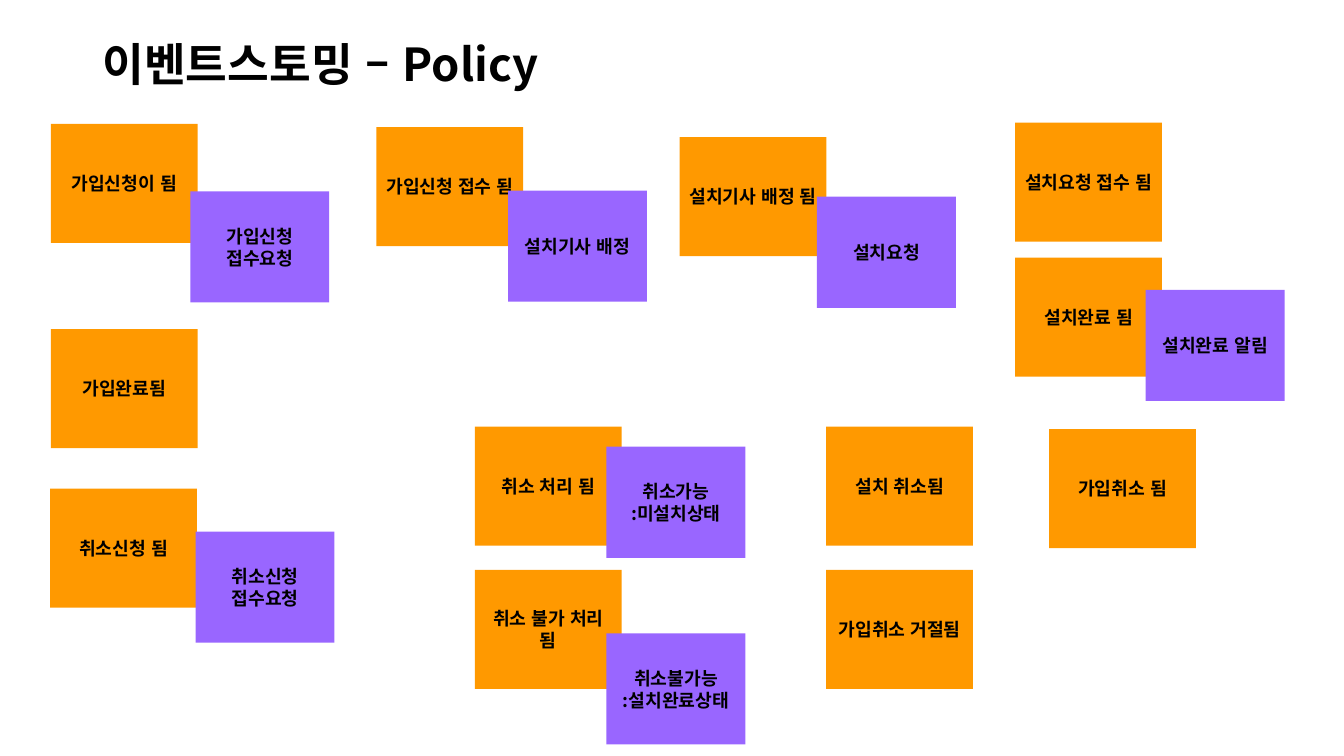
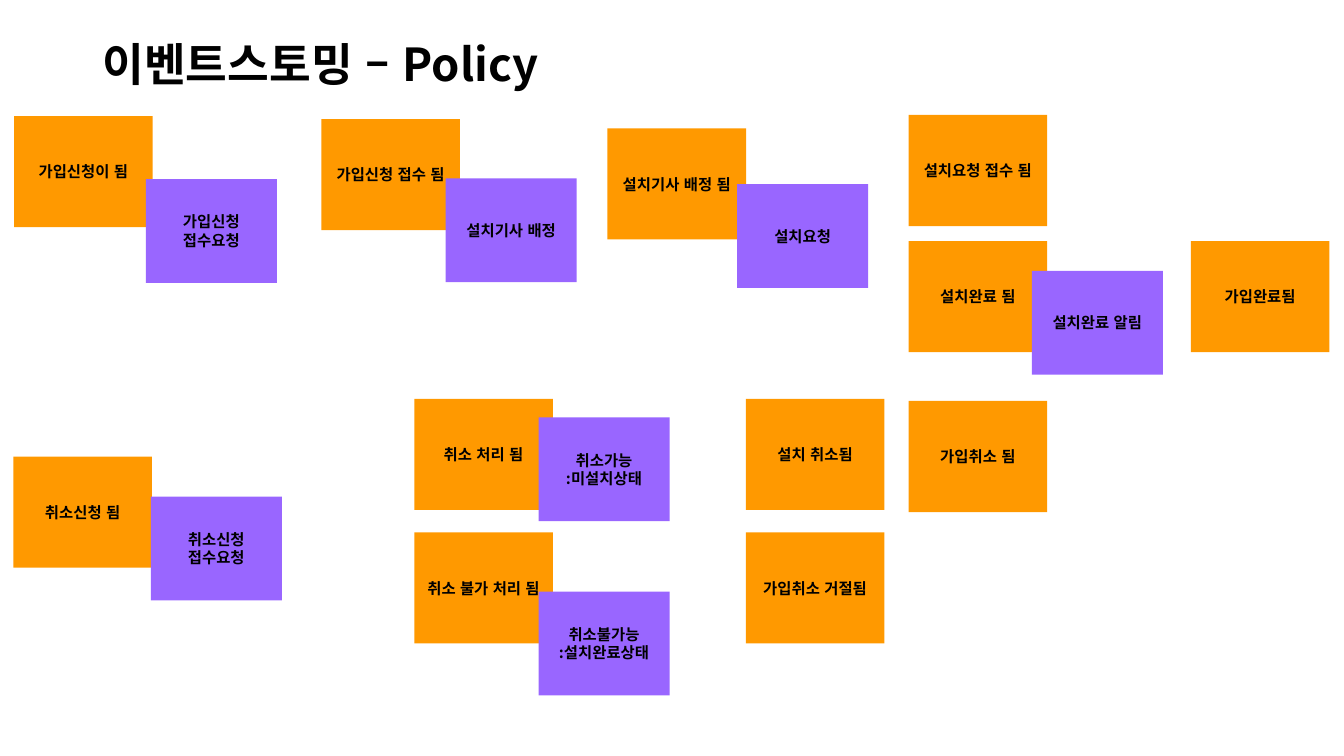
Before and after one commit to jisujin/ipTVShopProject, a slide deck: slide 9 of 실습프로젝트설계_ipTVShopProject.pptx. Drawn at 1344x756 pixels with LibreOffice and Linux fonts; fonts in the diff are those of the drawing. Boxes give left, top, right and bottom in pixels: in the first picture for what was removed or moved away, otherwise in the second. Text is boxed around its words. In the diff, an @@ line names an element or a change of style, - is before the commit and + after.

```diff
--- a/실습프로젝트설계_ipTVShopProject.pptx
+++ b/실습프로젝트설계_ipTVShopProject.pptx
@@ rectangle "가입신청이 됨": place and size @@
-rectangle "가입신청이 됨" at (50, 124, 198, 243)
+rectangle "가입신청이 됨" at (14, 116, 152, 227)
@@ rectangle "가입신청 접수 됨": place and size @@
-rectangle "가입신청 접수 됨" at (376, 127, 523, 246)
+rectangle "가입신청 접수 됨" at (322, 119, 460, 230)
@@ rectangle "설치요청 접수 됨": place and size @@
-rectangle "설치요청 접수 됨" at (1015, 123, 1163, 242)
+rectangle "설치요청 접수 됨" at (908, 115, 1047, 226)
@@ rectangle "설치기사 배정 됨": place and size @@
-rectangle "설치기사 배정 됨" at (680, 137, 827, 256)
+rectangle "설치기사 배정 됨" at (608, 128, 746, 239)
@@ rectangle "가입신청 접수요청": place and size @@
-rectangle "가입신청 접수요청" at (191, 192, 330, 302)
+rectangle "가입신청 접수요청" at (146, 179, 277, 283)
@@ rectangle "설치기사 배정": place and size @@
-rectangle "설치기사 배정" at (508, 191, 647, 301)
+rectangle "설치기사 배정" at (446, 178, 577, 282)
@@ rectangle "설치요청": place and size @@
-rectangle "설치요청" at (818, 197, 957, 308)
+rectangle "설치요청" at (737, 185, 868, 288)
@@ rectangle "설치완료 됨": place and size @@
-rectangle "설치완료 됨" at (1015, 258, 1163, 377)
+rectangle "설치완료 됨" at (908, 241, 1047, 352)
@@ size 13 to 11 pt in 19 elements at (14, 116, 152, 227), (146, 179, 277, 283), (322, 119, 460, 230), (446, 178, 577, 282), (608, 128, 746, 239), (13, 457, 151, 568), (737, 185, 868, 288), (151, 497, 282, 601), (414, 399, 553, 510), (538, 417, 669, 521), (908, 115, 1047, 226), (414, 532, 553, 643), (746, 399, 884, 510), (908, 241, 1047, 352), (538, 592, 669, 696), (1032, 271, 1164, 375), (746, 532, 884, 643), (908, 401, 1047, 512), (1191, 241, 1329, 352) @@
@@ rectangle "가입완료됨": place and size @@
-rectangle "가입완료됨" at (50, 330, 198, 449)
+rectangle "가입완료됨" at (1191, 241, 1329, 352)
@@ rectangle "설치완료 알림": place and size @@
-rectangle "설치완료 알림" at (1146, 290, 1286, 401)
+rectangle "설치완료 알림" at (1032, 271, 1164, 375)
@@ rectangle "취소 처리 됨": place and size @@
-rectangle "취소 처리 됨" at (475, 426, 622, 545)
+rectangle "취소 처리 됨" at (414, 399, 553, 510)
@@ rectangle "취소가능": place and size @@
-rectangle "취소가능" at (607, 447, 746, 558)
+rectangle "취소가능" at (538, 417, 669, 521)
@@ rectangle "설치 취소됨": place and size @@
-rectangle "설치 취소됨" at (827, 426, 974, 545)
+rectangle "설치 취소됨" at (746, 399, 884, 510)
@@ rectangle "가입취소 됨": place and size @@
-rectangle "가입취소 됨" at (1050, 430, 1197, 548)
+rectangle "가입취소 됨" at (908, 401, 1047, 512)
@@ rectangle "취소신청 됨": place and size @@
-rectangle "취소신청 됨" at (50, 489, 198, 608)
+rectangle "취소신청 됨" at (13, 457, 151, 568)
@@ rectangle "취소신청 접수요청": place and size @@
-rectangle "취소신청 접수요청" at (196, 531, 335, 642)
+rectangle "취소신청 접수요청" at (151, 497, 282, 601)
@@ rectangle "취소 불가 처리 됨": place and size @@
-rectangle "취소 불가 처리 됨" at (475, 570, 622, 689)
+rectangle "취소 불가 처리 됨" at (414, 532, 553, 643)
@@ rectangle "가입취소 거절됨": place and size @@
-rectangle "가입취소 거절됨" at (827, 570, 974, 689)
+rectangle "가입취소 거절됨" at (746, 532, 884, 643)
@@ rectangle "취소불가능": place and size @@
-rectangle "취소불가능" at (607, 633, 746, 744)
+rectangle "취소불가능" at (538, 592, 669, 696)
```
Also in this commit, not shown: 4 other slides changed, 8 slides added.
